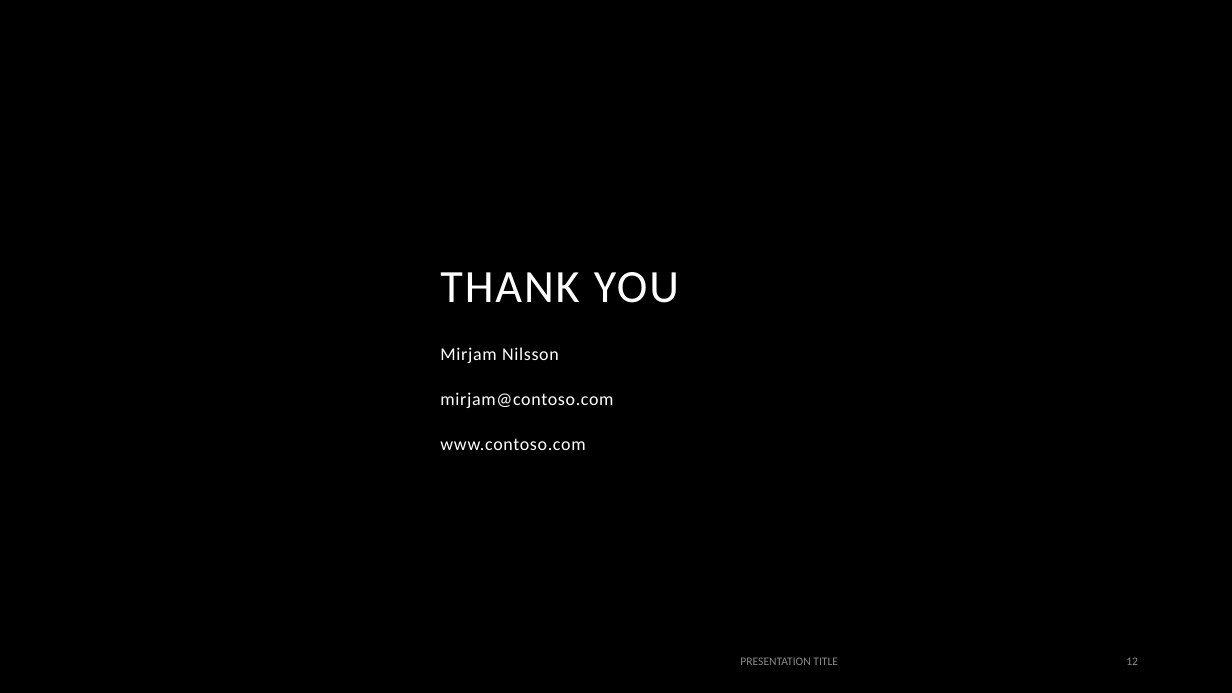
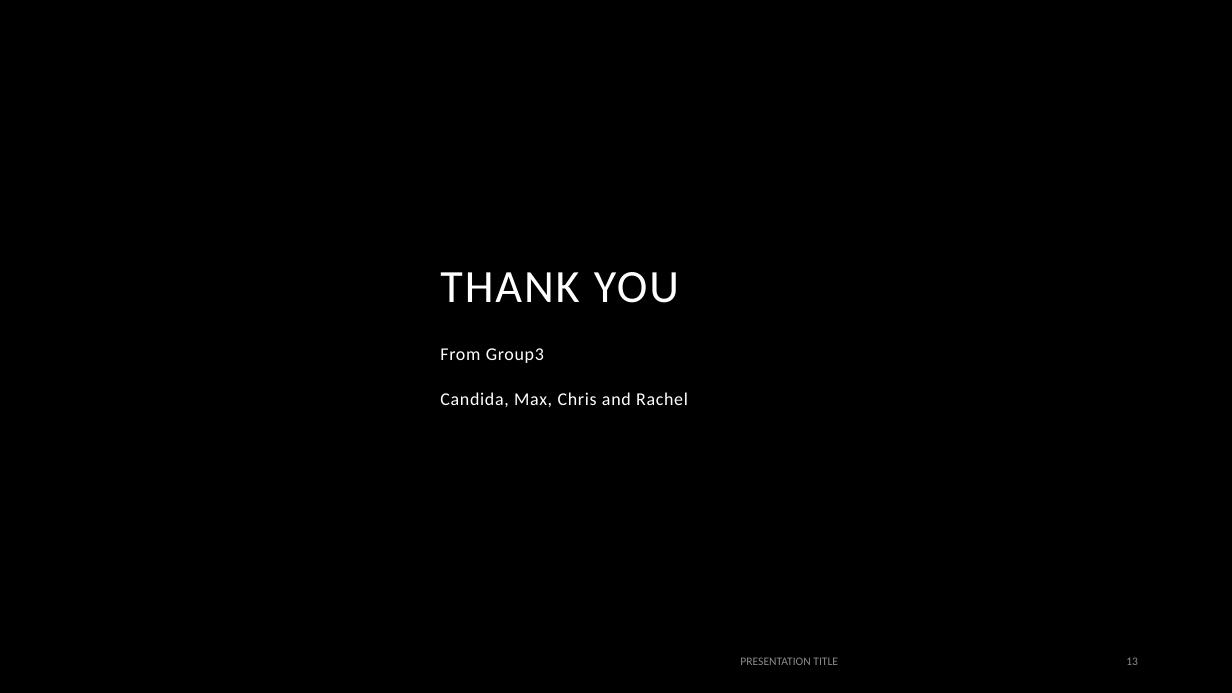
Before and after one commit to candidamg/Project_1, a slide deck: slide 13 of Presentation.pptx (slide 12 before the commit). Drawn at 1232x693 pixels with LibreOffice and Linux fonts; fonts in the diff are those of the drawing; background and template pictures are left out. Boxes give left, top, right and bottom in pixels: in the first picture for what was removed or moved away, otherwise in the second. Text is boxed around its words. In the diff, an @@ line names an element or a change of style, - is before the commit and + after.

```diff
--- a/Presentation.pptx
+++ b/Presentation.pptx
@@ subtitle at (440,348,688,407): text changed @@
-Mirjam Nilsson
-mirjam@contoso.com
-www.contoso.com
+From Group3
+Candida, Max, Chris and Rachel
```
Also in this commit, not shown: 5 other slides changed, 7 slides added, 6 slides removed.
